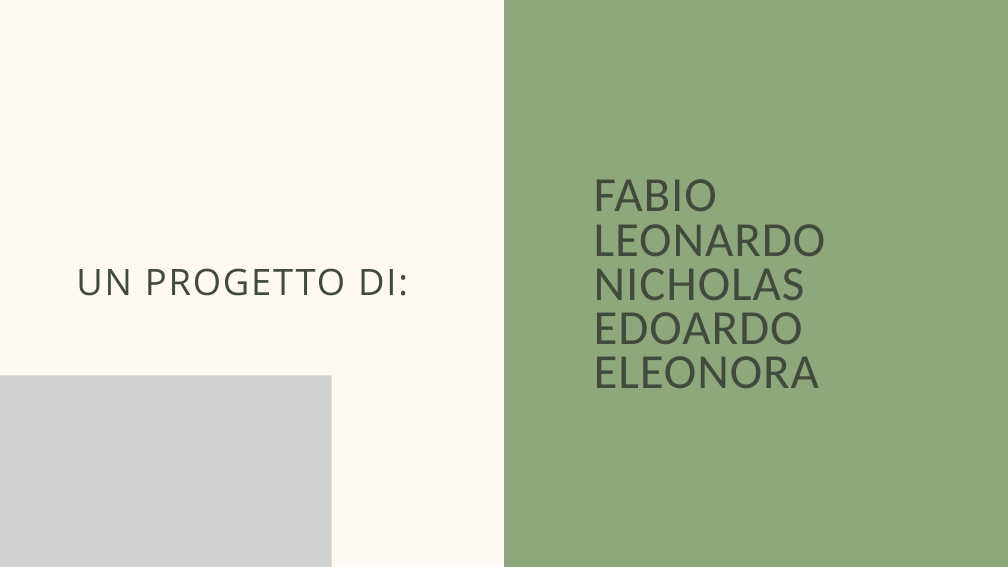
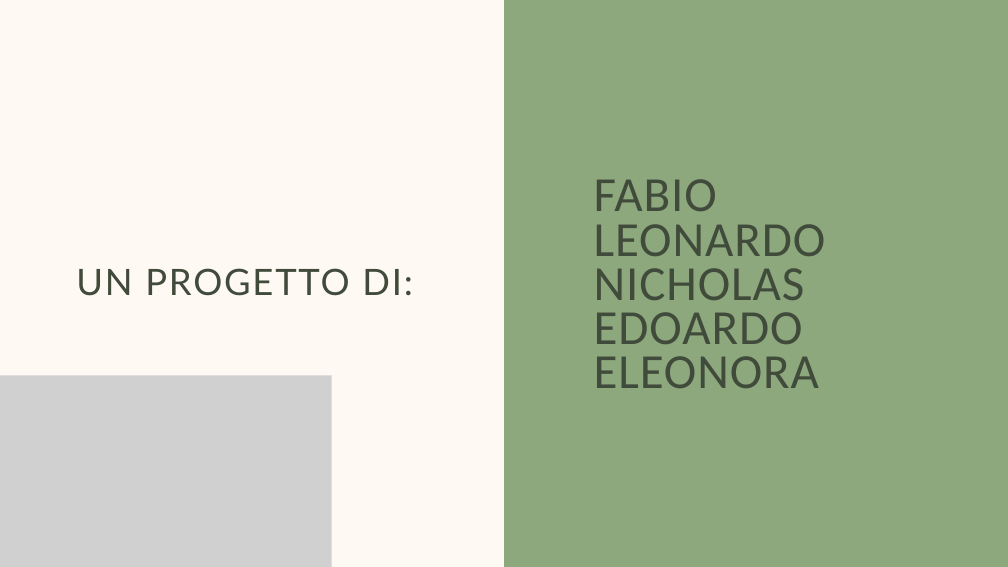
Before and after one commit to KKatowice/ProjectWork, a slide deck: slide 8 of presentazione/Presentazione ProjectWork-DrivenChoice.pptx. Drawn at 1008x567 pixels with LibreOffice and Linux fonts; fonts in the diff are those of the drawing; grey boxes stand for pictures. Boxes give left, top, right and bottom in pixels: in the first picture for what was removed or moved away, otherwise in the second. Text is boxed around its words. In the diff, an @@ line names an element or a change of style, - is before the commit and + after.

```diff
--- a/presentazione/Presentazione ProjectWork-DrivenChoice.pptx
+++ b/presentazione/Presentazione ProjectWork-DrivenChoice.pptx
@@ text "UN PROGETTO DI:" at box(76, 268, 412, 296): font Open Sans to Lato @@
```
Also in this commit, not shown: 6 other slides changed, 2 slides added, 1 slide removed.
